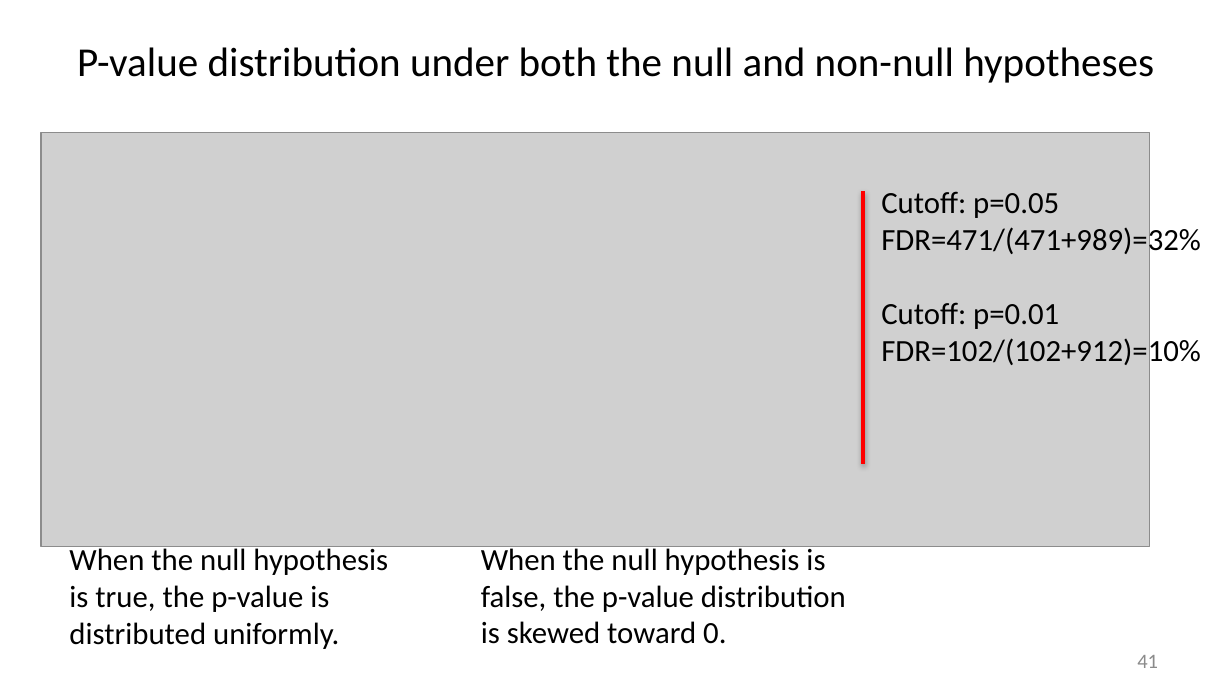
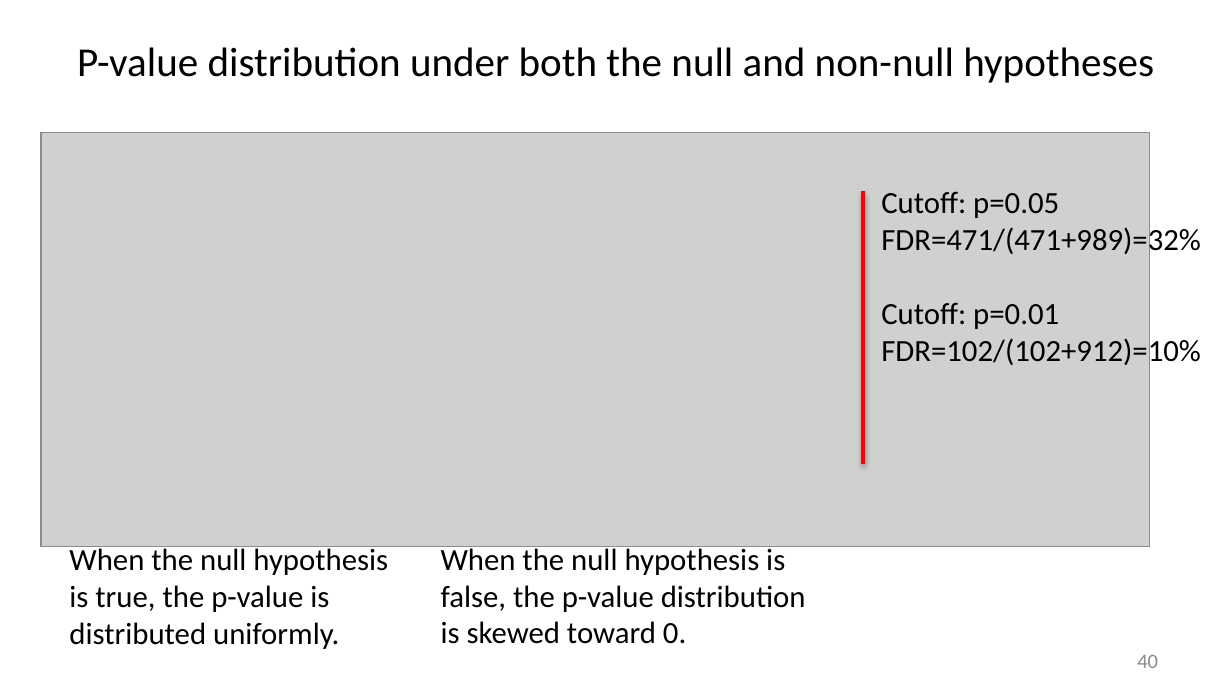
Before and after one commit to liu3zhenlab/teaching, a slide deck: slide 40 of RNA-Seq-Workshop/2026/lectures/IGF26_RNA-seq.pptx (slide 41 before the commit). Drawn at 1232x693 pixels with LibreOffice and Linux fonts; fonts in the diff are those of the drawing; grey boxes stand for pictures. Boxes give left, top, right and bottom in pixels: in the first picture for what was removed or moved away, otherwise in the second. Text is boxed around its words. In the diff, an @@ line names an element or a change of style, - is before the commit and + after.

```diff
--- a/RNA-Seq-Workshop/2026/lectures/IGF26_RNA-seq.pptx
+++ b/RNA-Seq-Workshop/2026/lectures/IGF26_RNA-seq.pptx
@@ text "When the null hypothesis is ...": place and size @@
-text "When the null hypothesis is ..." at [481, 544, 846, 644]
+text "When the null hypothesis is ..." at [441, 544, 806, 644]
@@ page number at [1137, 655, 1158, 668]: text changed @@
-41
+40
```
Also in this commit, not shown: 17 other slides changed, 1 slide removed.
